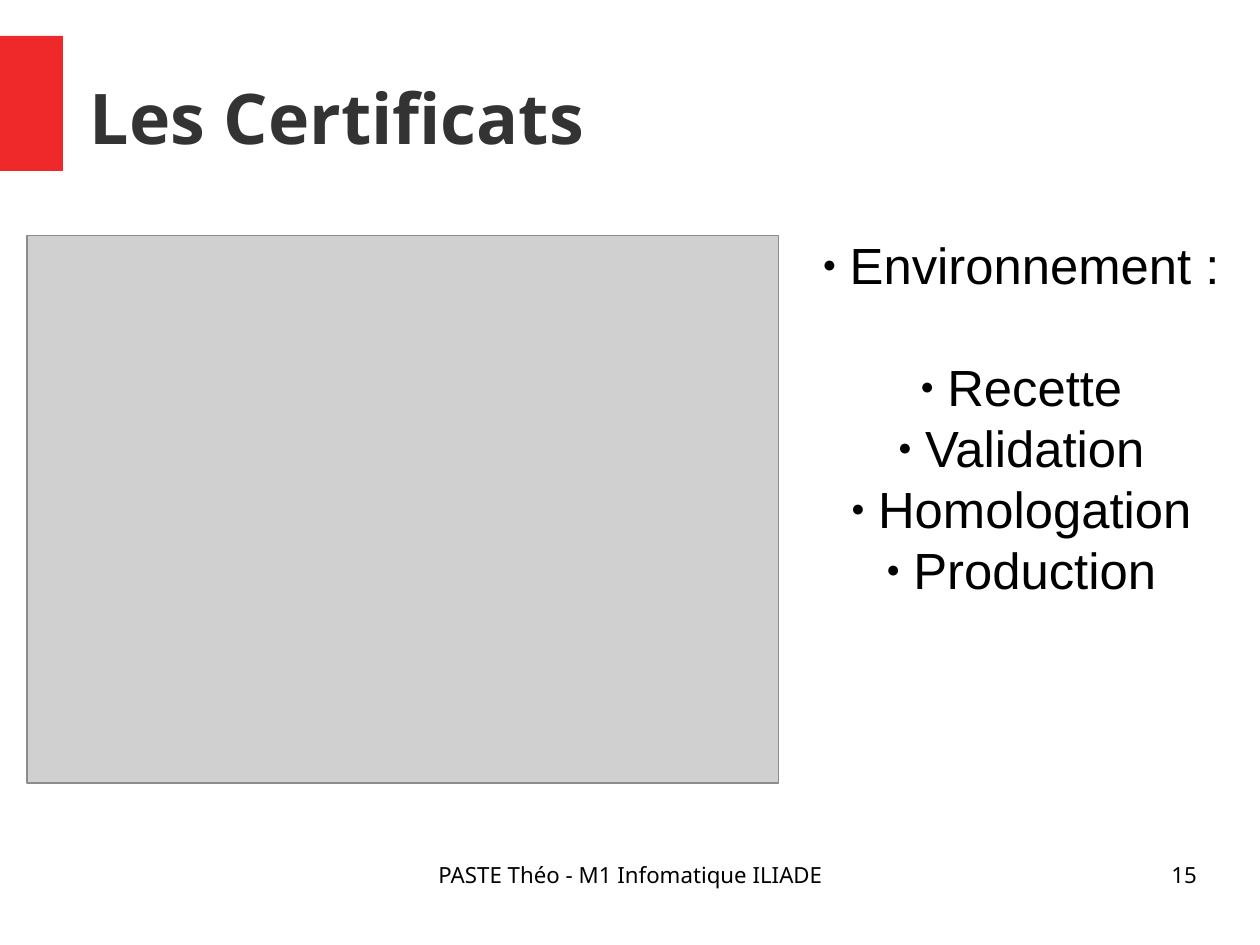
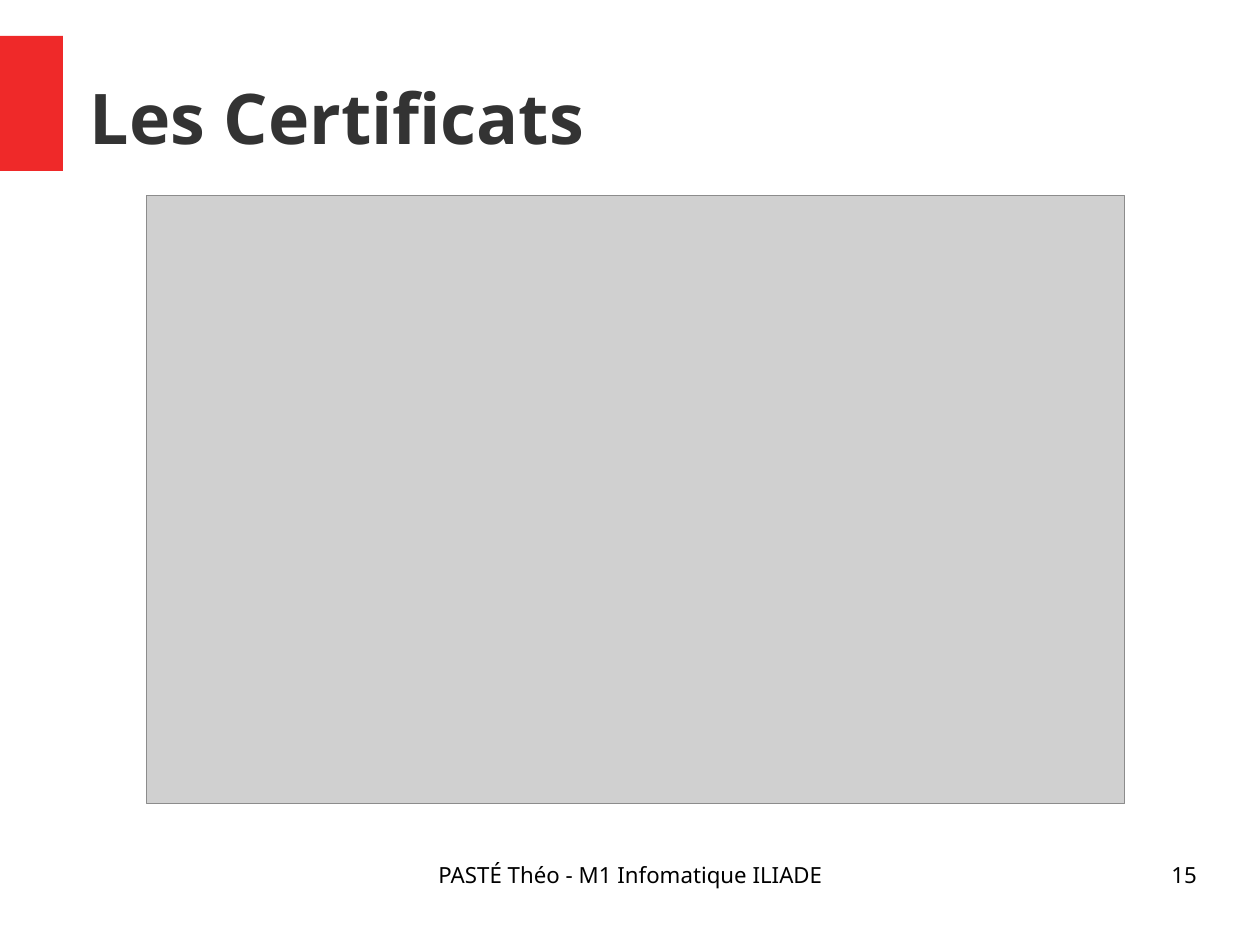
Before and after one commit to Narrateur/Rapport_de_Stage_M1, a slide deck: slide 15 of .gitbook/assets/Presentation_PASTE_Theo.odp. Drawn at 1260x945 pixels with LibreOffice and Linux fonts; fonts in the diff are those of the drawing; grey boxes stand for pictures. Boxes give left, top, right and bottom in pixels: in the first picture for what was removed or moved away, otherwise in the second. Text is boxed around its words. In the diff, an @@ line names an element or a change of style, - is before the commit and + after.

```diff
--- a/.gitbook/assets/Presentation_PASTE_Theo.odp
+++ b/.gitbook/assets/Presentation_PASTE_Theo.odp
@@ picture: place and size @@
-picture at (27, 236, 779, 783)
+picture at (147, 196, 1126, 804)
@@ subtitle removed at (850, 247, 1192, 590) @@
-● Environnement :
-● Recette
-● Validation
-● Homologation
-● Production
@@ text at (438, 862, 823, 888): text changed @@
-PASTE Théo - M1 Infomatique ILIADE
+PASTÉ Théo - M1 Infomatique ILIADE
```
Also in this commit, not shown: 16 other slides changed, 3 other files.
